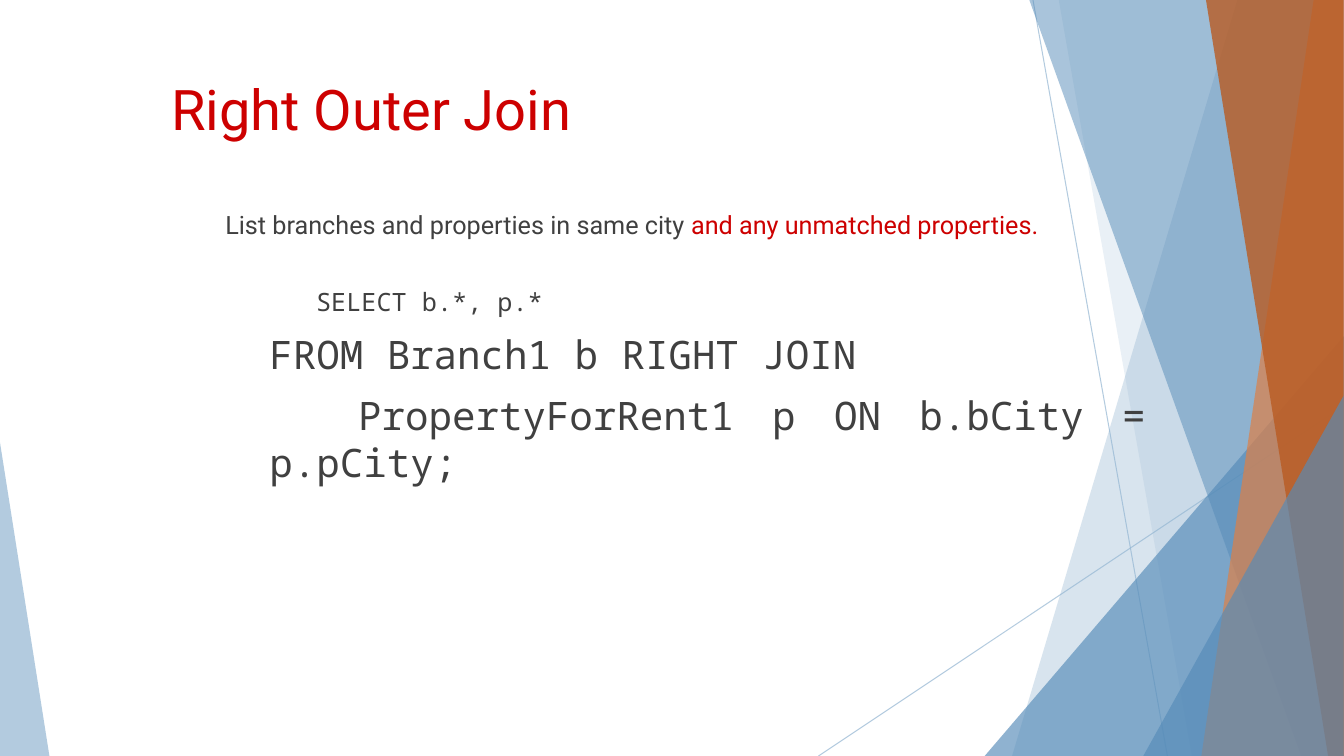
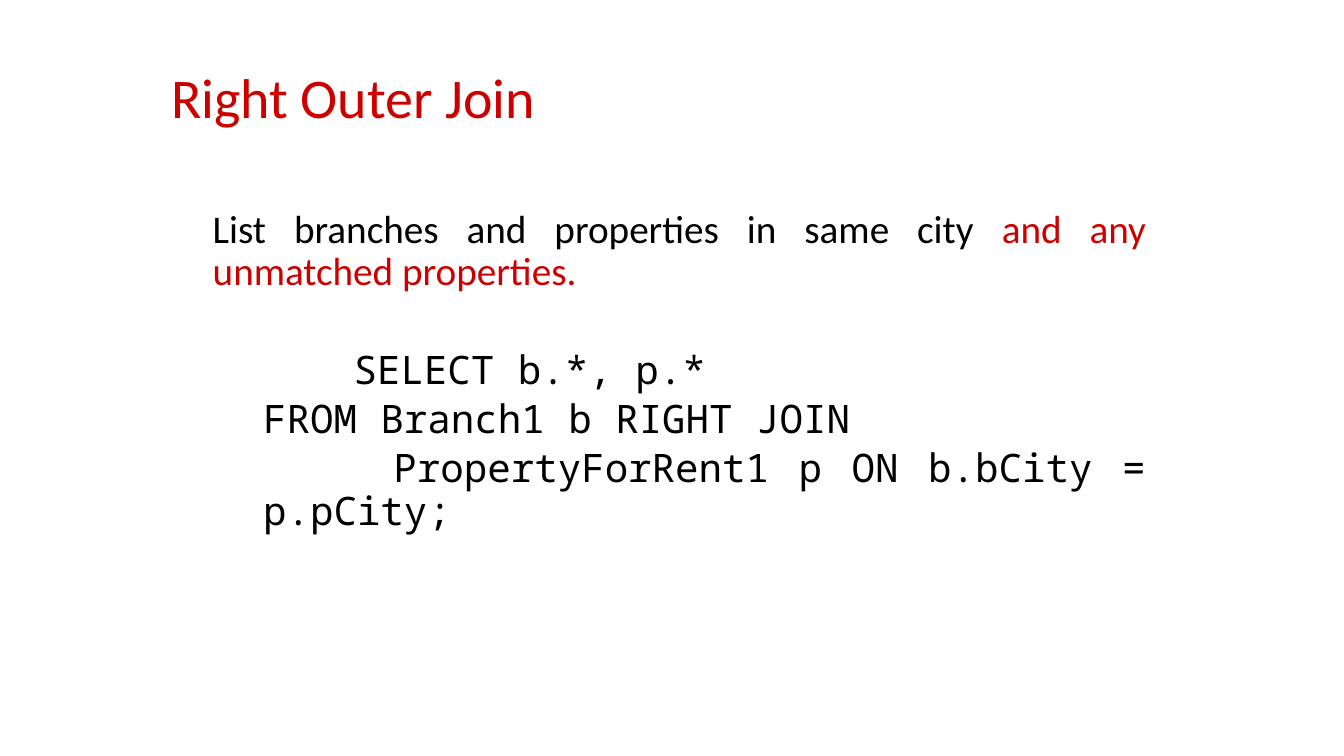
Before and after one commit to nikbearbrown/INFO_6210, a slide deck: slide 103 of Week_1/Intro_SQL.pptx. Drawn at 1344x756 pixels with LibreOffice and Linux fonts; fonts in the diff are those of the drawing. Boxes give left, top, right and bottom in pixels: in the first picture for what was removed or moved away, otherwise in the second. Text is boxed around its words. In the diff, an @@ line names an element or a change of style, - is before the commit and + after.

```diff
--- a/Week_1/Intro_SQL.pptx
+++ b/Week_1/Intro_SQL.pptx
@@ title "Right Outer Join" at (171, 79, 536, 128): font Roboto to Calibri; line spacing 1 to 0.9; vertical alignment top to middle @@
@@ text "List branches and properties in ..." at (213, 215, 1146, 535): size 18 to 28 pt in "List branches and properties in same city ...", "SELECT b.*, p.*"; font Roboto to Calibri in "List branches and properties in same city ..."; text colour #404040 to #000000 in "List branches and properties in same city", "SELECT b.*, p.*", "FROM Branch1 b RIGHT JOIN", "PropertyForRent1 p ON b.bCity = p.pCity;"; indent changed; line spacing 1 to 0.9; less space between paragraphs @@
@@ group removed at (0, 0, 1344, 756): 5 freeform shapes, 3 triangles, 2 lines @@
```
Also in this commit, not shown: 165 other slides changed, 3 other files.
